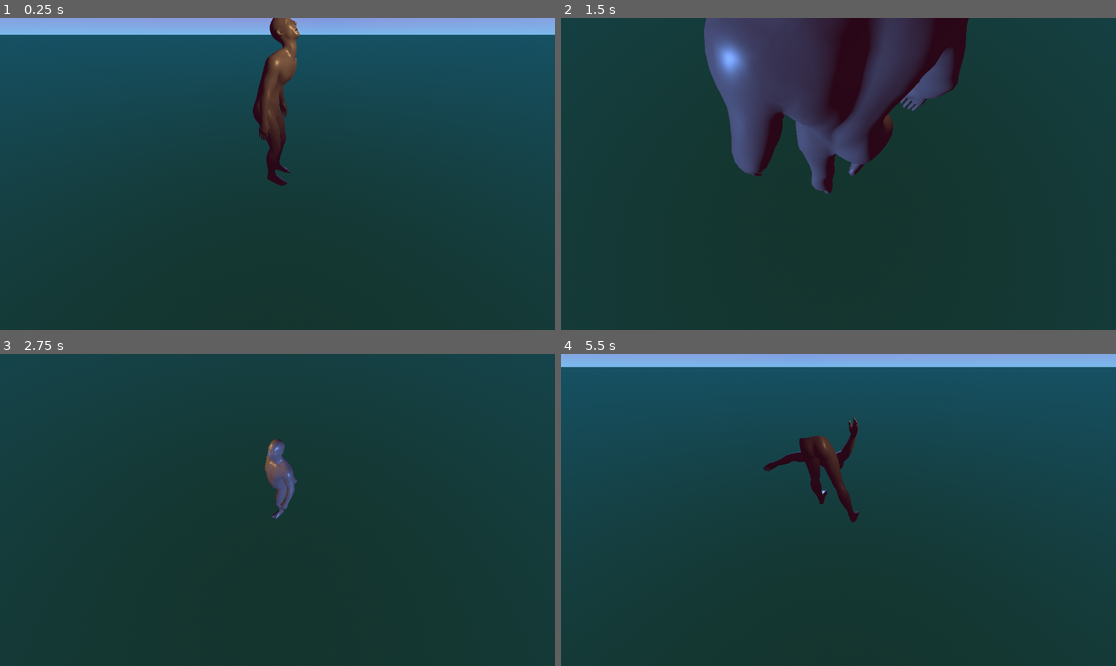
Above: before the commit, frames 1-4 (two rows, left to right).
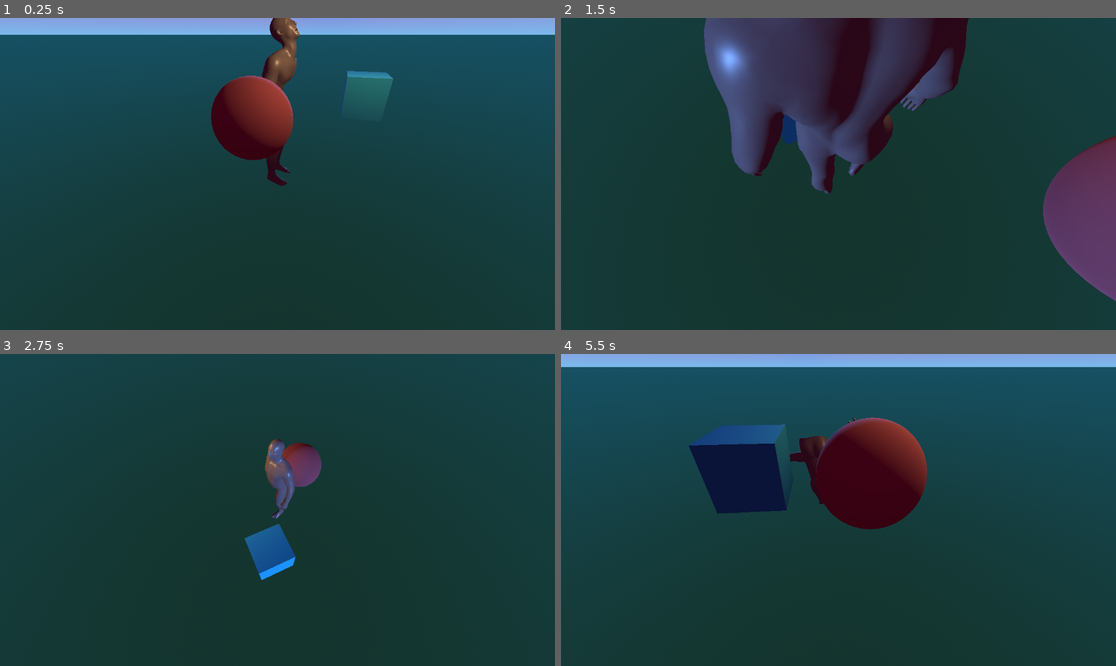
Above: after the commit, the same moments.

Repository: askeladd123/bachelor
Game: Godot game, scene res://node_3d.tscn
The game is run twice, just before and just after one commit, with the same random seed, the same clock (stepped at 60 frames per second) and the same inputs.
Inputs:
- Up to frame 1 (0.25 s): no input
- Up to frame 2 (1.5 s): no input
- Up to frame 3 (2.75 s): no input
- Up to frame 4 (5.5 s): no input

The runs differ from the first frame. In frame 1, 3.7% of the frame differs, in the area x 38-71%, y 16-46%; in frame 2, 5.0%; in frame 3, 1.7%; in frame 4, 9.0%, in the area x 23-66%, y 20-57%.

Commit message:
upgraded synthesizer
Bumbed synthesizer to v0.1.0; added occclusion.
Added todo: generates fewer base images than mask for some reason.

Diff:
--- /dev/null
+++ b/data-synthesizer-and-adapter/data-synthesizer/Cube.gd
@@ -0,0 +1,21 @@
+extends MeshInstance3D
+
+var material_mask
+
+func _ready():
+	$/root/Node3D/SignalBro.connect('randomize', _on_randomize)
+	$/root/Node3D/SignalBro.connect('mask_mode', _on_mask_mode)
+	$/root/Node3D/SignalBro.connect('base_mode', _on_base_mode)
+
+	material_mask = StandardMaterial3D.new()
+	material_mask.shading_mode = BaseMaterial3D.SHADING_MODE_UNSHADED
+	material_mask.albedo_color = Color(0, 0, 0)
+
+func _on_randomize():
+	global_position = Vector3(randf_range(-3, 3), randf_range(2, 2), randf_range(-2, 2))
+
+func _on_mask_mode():
+	material_override = material_mask
+
+func _on_base_mode():
+	material_override = null
--- /dev/null
+++ b/data-synthesizer-and-adapter/data-synthesizer/Sphere.gd
@@ -0,0 +1,21 @@
+extends MeshInstance3D
+
+var material_mask
+
+func _ready():
+	$/root/Node3D/SignalBro.connect('randomize', _on_randomize)
+	$/root/Node3D/SignalBro.connect('mask_mode', _on_mask_mode)
+	$/root/Node3D/SignalBro.connect('base_mode', _on_base_mode)
+
+	material_mask = StandardMaterial3D.new()
+	material_mask.shading_mode = BaseMaterial3D.SHADING_MODE_UNSHADED
+	material_mask.albedo_color = Color(0, 0, 0)
+
+func _on_randomize():
+	global_position = Vector3(randf_range(-3, 3), randf_range(2, 2), randf_range(-2, 2))
+
+func _on_mask_mode():
+	material_override = material_mask
+
+func _on_base_mode():
+	material_override = null
--- a/data-synthesizer-and-adapter/data-synthesizer/main.gd
+++ b/data-synthesizer-and-adapter/data-synthesizer/main.gd
@@ -1,7 +1,7 @@
 extends Node
 
 const TARGET_IMAGES = 512
-const GENERATOR_VERSION = '0.0.1'
+const GENERATOR_VERSION = '0.1.0'
 const DATA_DIR_NAME = 'generated-data'
 var STARTUP_DATETIME = get_datetime()
 
--- a/data-synthesizer-and-adapter/data-synthesizer/node_3d.tscn
+++ b/data-synthesizer-and-adapter/data-synthesizer/node_3d.tscn
@@ -6,6 +6,8 @@
 [ext_resource type="Script" path="res://Camera3D.gd" id="3_gypel"]
 [ext_resource type="Sky" uid="uid://f1a6ko11da4j" path="res://sky.tres" id="5_g4rbc"]
 [ext_resource type="Script" path="res://WorldEnvironment.gd" id="5_mterr"]
+[ext_resource type="Script" path="res://Cube.gd" id="7_6ywg6"]
+[ext_resource type="Script" path="res://Sphere.gd" id="8_phhp3"]
 
 [sub_resource type="BoxShape3D" id="BoxShape3D_oh25l"]
 
@@ -18,6 +20,16 @@
 reflected_light_source = 1
 
 [sub_resource type="CameraAttributesPractical" id="CameraAttributesPractical_3bgpj"]
+
+[sub_resource type="BoxMesh" id="BoxMesh_4qibk"]
+
+[sub_resource type="StandardMaterial3D" id="StandardMaterial3D_rrone"]
+albedo_color = Color(0.31, 0.908, 1, 1)
+
+[sub_resource type="SphereMesh" id="SphereMesh_4rjob"]
+
+[sub_resource type="StandardMaterial3D" id="StandardMaterial3D_4go2v"]
+albedo_color = Color(1, 0.42, 0.42, 1)
 
 [node name="Node3D" type="Node3D"]
 script = ExtResource("1_gerdv")
@@ -51,3 +63,15 @@
 environment = SubResource("Environment_gn1pm")
 camera_attributes = SubResource("CameraAttributesPractical_3bgpj")
 script = ExtResource("5_mterr")
+
+[node name="Cube" type="MeshInstance3D" parent="."]
+transform = Transform3D(1, 0, 0, 0, 1, 0, 0, 0, 1, -2.70517, 2.77206, 0)
+mesh = SubResource("BoxMesh_4qibk")
+surface_material_override/0 = SubResource("StandardMaterial3D_rrone")
+script = ExtResource("7_6ywg6")
+
+[node name="Sphere" type="MeshInstance3D" parent="."]
+transform = Transform3D(1.5, 0, 0, 0, 1.5, 0, 0, 0, 1.5, 3.2465, 1.94343, 0)
+mesh = SubResource("SphereMesh_4rjob")
+surface_material_override/0 = SubResource("StandardMaterial3D_4go2v")
+script = ExtResource("8_phhp3")
Not shown: 1 places in data-synthesizer-and-adapter/data-synthesizer/node_3d.tscn that only renumber resources
Not shown, changed: README.md
